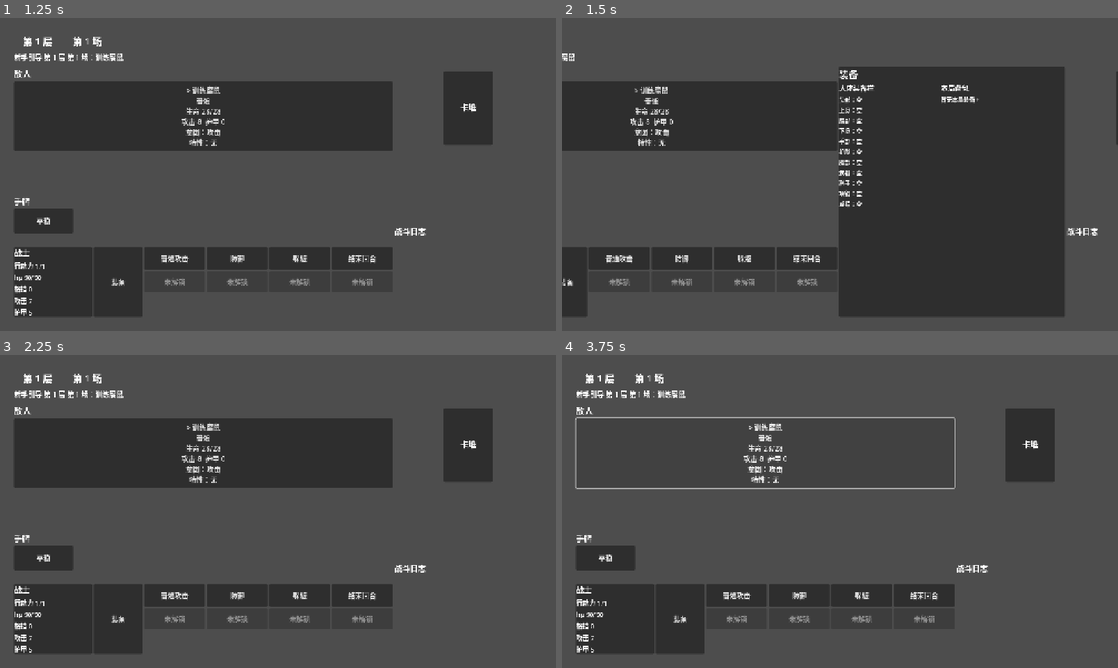
Above: before the commit, frames 1-4 (two rows, left to right).
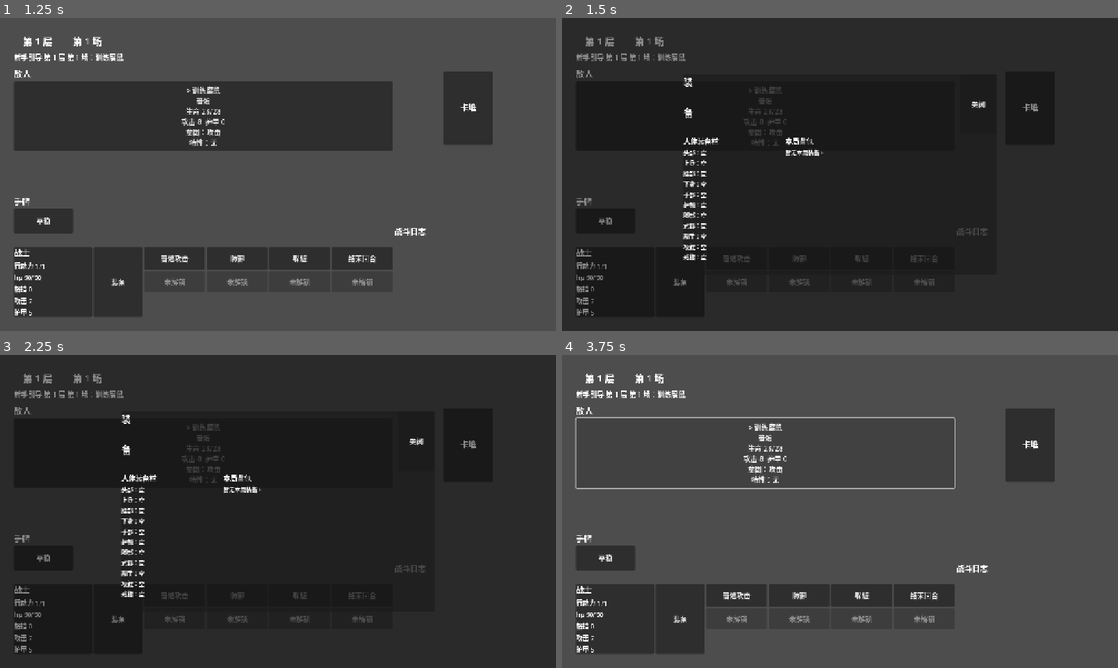
Above: after the commit, the same moments.

Repository: vacryleaf/super_tower
Game: Godot game, scene res://scenes/main.tscn
Two runs of this game, one before a commit and one after it. Both use one fixed random seed, a clock stepped at 60 frames per second and the inputs below.
Inputs (mouse positions are in pixels of both pictures, inside the frame that each line leads up to):
- Up to frame 1 (1.25 s): click "开始：战士" at 0.5 s
- Up to frame 2 (1.5 s): click "装备" at 1.25 s
- Up to frame 3 (2.25 s): click "装备" at 2 s
- Up to frame 4 (3.75 s): click (979, 442) at 2.75 s, where only the run after the commit has a clickable "关闭"; click "> 训练腐鼠 普通 生命 28/28 攻击 8 护甲 0 …" at 3.5 s

Frame 1 is identical in both runs. In frame 2, 54% of the frame differs, in the area x 0-100%, y 0-100%; in frame 3, 75%; in frame 4, nothing differs.

Commit message:
Show equipment as centered overlay

Diff:
--- a/GameProject/scripts/main.gd
+++ b/GameProject/scripts/main.gd
@@ -41,8 +41,15 @@
 
 
 func _clear_root() -> void:
+	_clear_overlay_layers()
 	for child in root.get_children():
 		child.queue_free()
+
+
+func _clear_overlay_layers() -> void:
+	for child in get_children():
+		if child != root:
+			child.queue_free()
 
 
 func _render_menu() -> void:
@@ -164,15 +171,14 @@
 	bottom_bar.add_child(equip_button)
 	_render_actions(bottom_bar)
 
-	if equipment_open:
-		body.add_child(_equipment_panel())
-
 	var right := VBoxContainer.new()
 	right.custom_minimum_size = Vector2(340, 0)
 	right.size_flags_vertical = Control.SIZE_EXPAND_FILL
 	body.add_child(right)
 	_render_deck(right)
 	_render_log(right)
+	if equipment_open:
+		_show_equipment_overlay()
 	if not session.last_drawn_cards.is_empty():
 		var cards := session.last_drawn_cards.duplicate()
 		session.last_drawn_cards.clear()
@@ -267,11 +273,22 @@
 
 func _equipment_panel() -> Control:
 	var panel := PanelContainer.new()
-	panel.custom_minimum_size = Vector2(520, 0)
-	panel.size_flags_vertical = Control.SIZE_EXPAND_FILL
+	panel.custom_minimum_size = Vector2(720, 460)
 	var outer := VBoxContainer.new()
 	panel.add_child(outer)
-	outer.add_child(_label("装备", 22))
+	var header := HBoxContainer.new()
+	header.size_flags_horizontal = Control.SIZE_EXPAND_FILL
+	outer.add_child(header)
+	header.add_child(_label("装备", 22))
+	header.add_child(_spacer())
+	var close_button := Button.new()
+	close_button.text = "关闭"
+	close_button.custom_minimum_size = Vector2(84, 38)
+	close_button.pressed.connect(func() -> void:
+		equipment_open = false
+		_request_game_render()
+	)
+	header.add_child(close_button)
 	var columns := HBoxContainer.new()
 	columns.size_flags_vertical = Control.SIZE_EXPAND_FILL
 	outer.add_child(columns)
@@ -304,6 +321,25 @@
 				int(item["armor"])
 			], 12))
 	return panel
+
+
+func _show_equipment_overlay() -> void:
+	var overlay := Control.new()
+	overlay.name = "EquipmentOverlay"
+	overlay.set_anchors_preset(Control.PRESET_FULL_RECT)
+	overlay.mouse_filter = Control.MOUSE_FILTER_STOP
+	overlay.z_index = 200
+	add_child(overlay)
+
+	var shade := ColorRect.new()
+	shade.set_anchors_preset(Control.PRESET_FULL_RECT)
+	shade.color = Color(0, 0, 0, 0.45)
+	overlay.add_child(shade)
+
+	var center := CenterContainer.new()
+	center.set_anchors_preset(Control.PRESET_FULL_RECT)
+	center.add_child(_equipment_panel())
+	overlay.add_child(center)
 
 
 func _render_deck(parent: Control) -> void:
